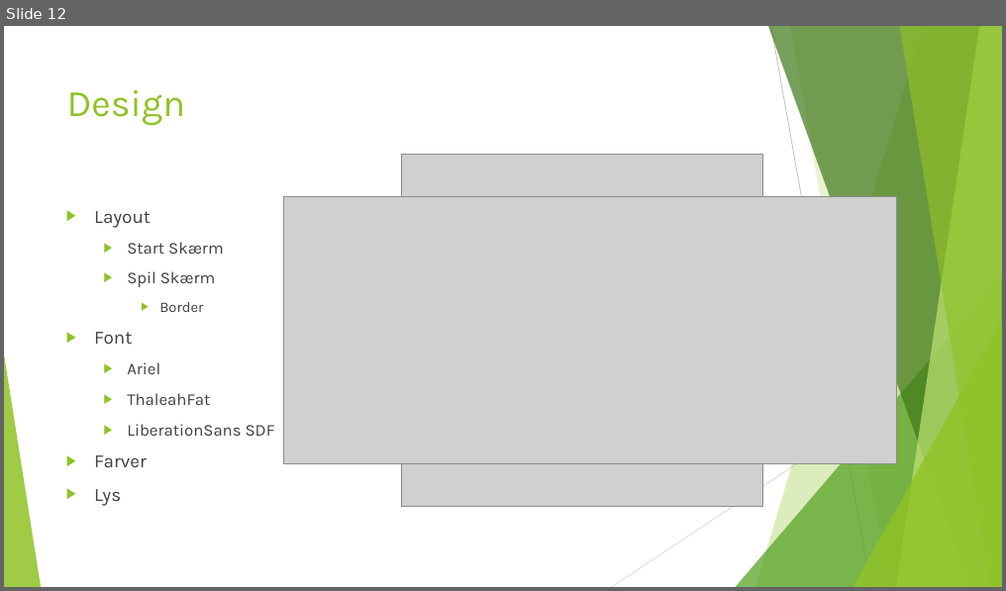
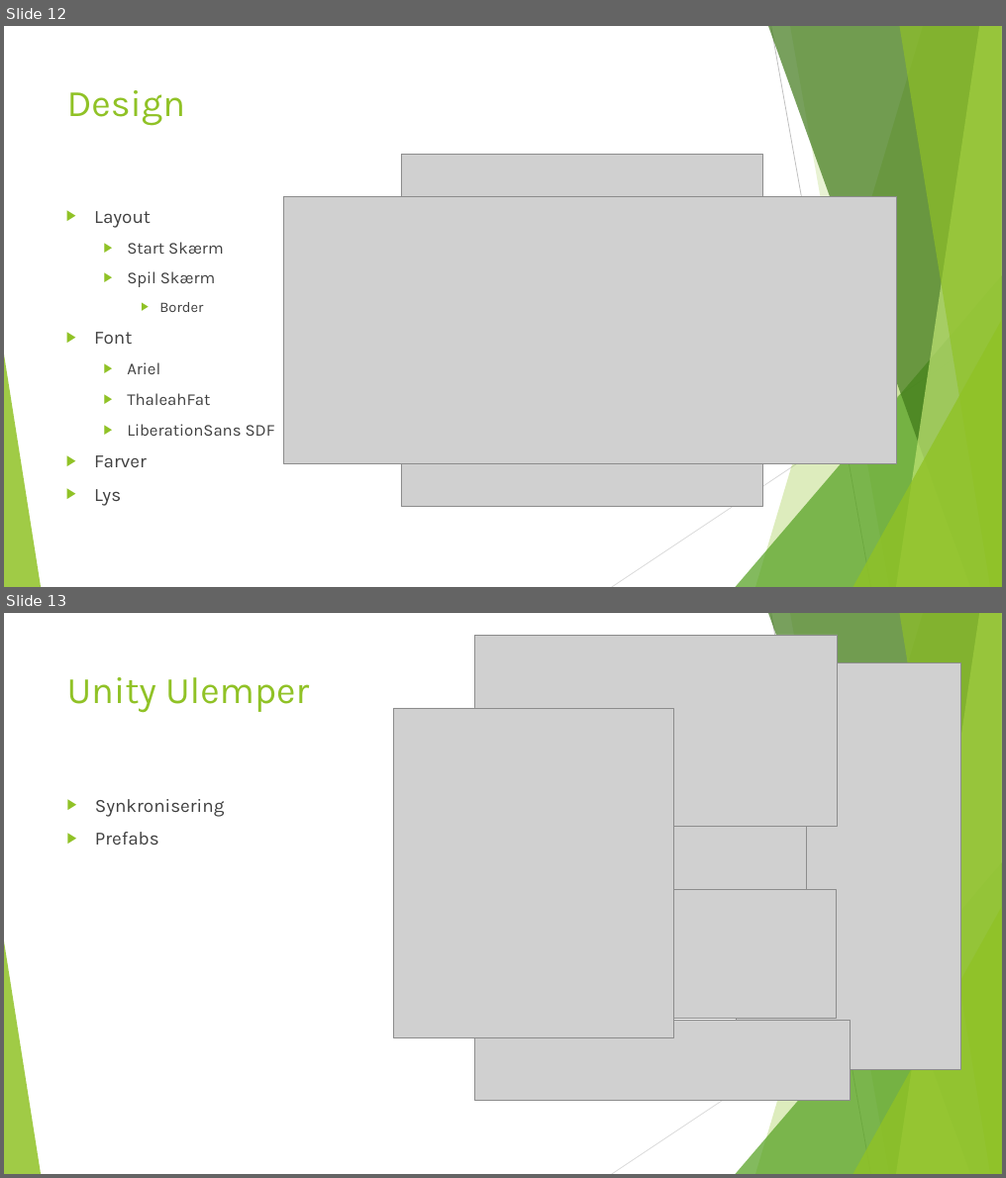
Before and after one commit to UffeThorsen/ZBC-ProgB-18-20-TicTacToe, a slide deck: notes/Tic Tac Toe GUI.pptx. Shown one above the other, each under a label of ours: slide 12 before the commit, slides 12 and 13 after it. The pictures are 1006x591 and 1006x1178 pixels, drawn with LibreOffice and Linux fonts; fonts in the diff are those of the drawing; grey boxes stand for pictures. Boxes give left, top, right and bottom in pixels: in the first picture for what was removed or moved away, otherwise in the second. Text is boxed around its words. In the diff, an @@ line names an element or a change of style, - is before the commit and + after.

```diff
--- a/notes/Tic Tac Toe GUI.pptx
+++ b/notes/Tic Tac Toe GUI.pptx
@@ slide 13 added at box(4, 613, 1002, 1174), background #FFFFFF; not listed: 10 template elements that a slide beside it also shows @@
@@ picture added at box(475, 635, 838, 827) @@
@@ picture added at box(509, 661, 807, 949) @@
@@ picture added at box(737, 663, 960, 1069) @@
@@ title added at box(67, 677, 309, 713), 36 pt, text #90C226 @@
+Unity Ulemper
@@ picture added at box(394, 708, 674, 1039) @@
@@ text added at box(95, 799, 225, 845), 18 pt, text #404040 @@
+▶ Synkronisering
+▶ Prefabs
@@ picture added at box(474, 889, 837, 1018) @@
@@ picture added at box(475, 1021, 850, 1101) @@
```
